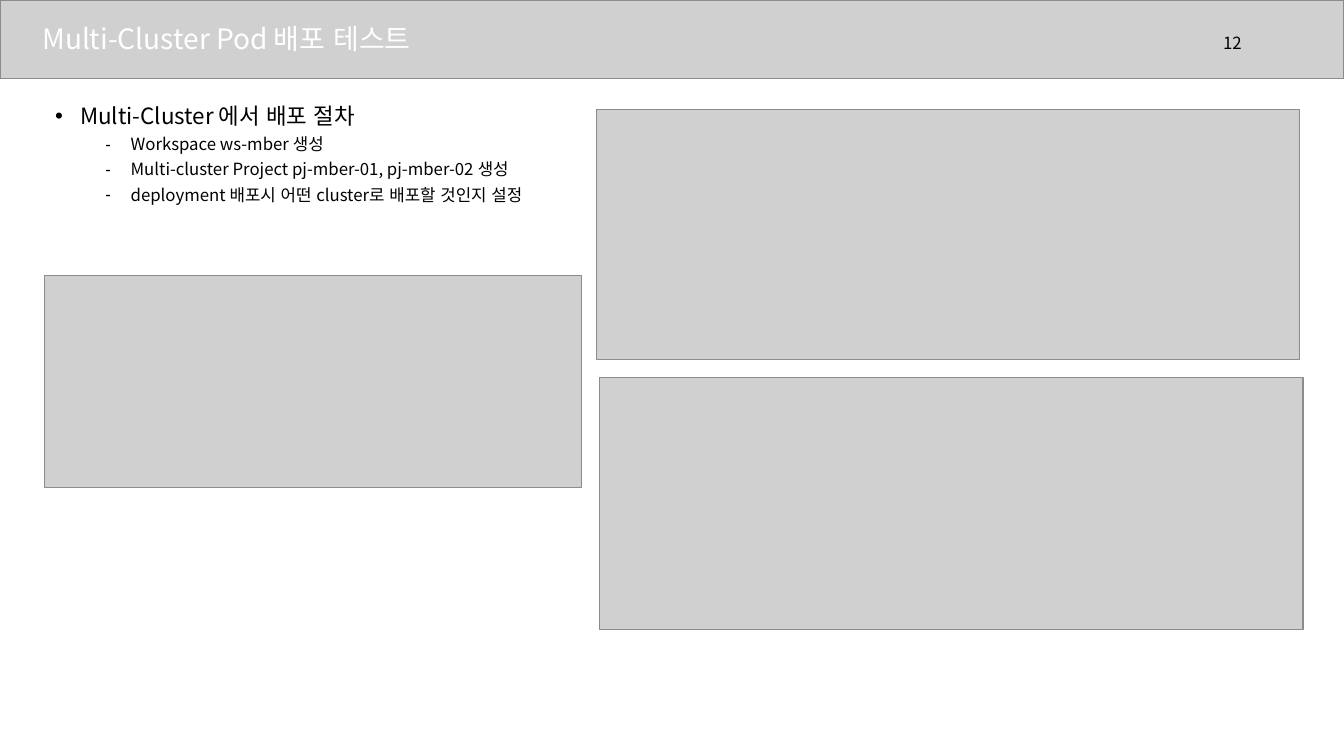
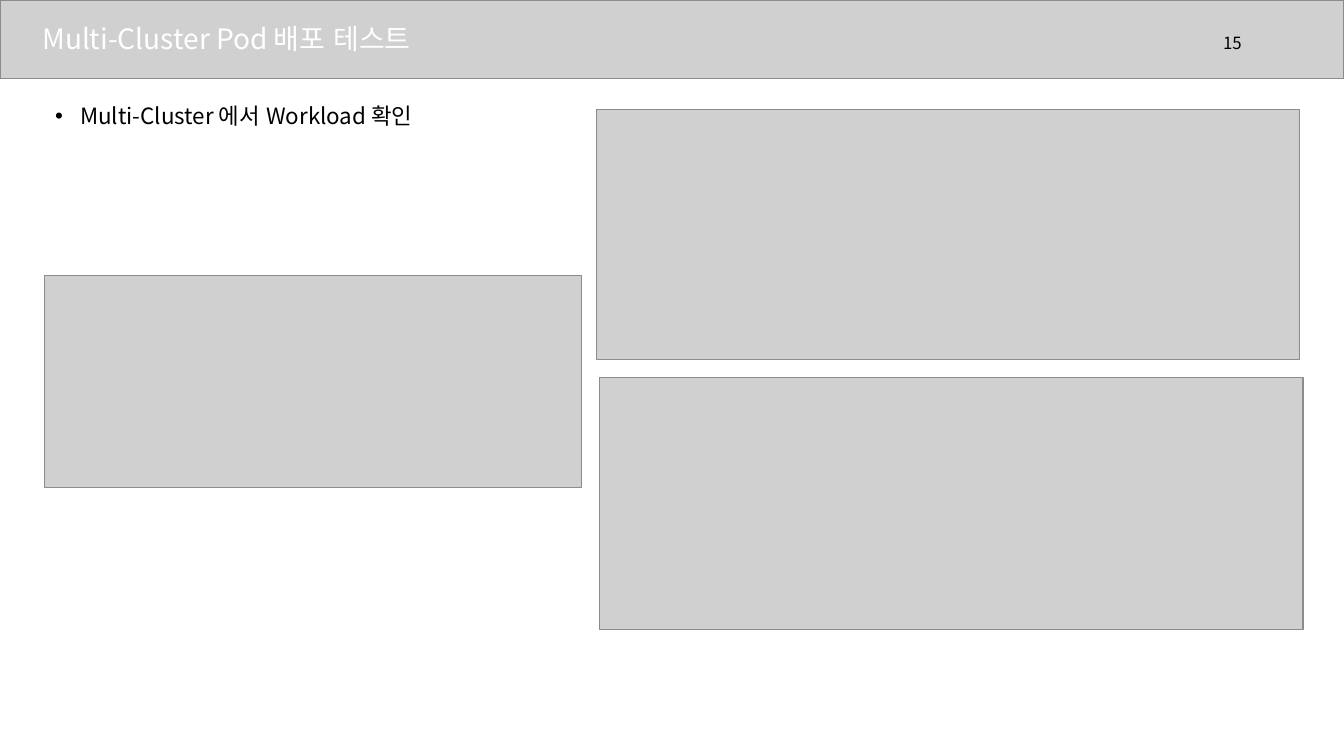
Before and after one commit to bluedove97/tstBash, a slide deck: slide 15 of multi-cluster_20230802.pptx (slide 12 before the commit). Drawn at 1344x756 pixels with LibreOffice and Linux fonts; fonts in the diff are those of the drawing; grey boxes stand for pictures. Boxes give left, top, right and bottom in pixels: in the first picture for what was removed or moved away, otherwise in the second. Text is boxed around its words. In the diff, an @@ line names an element or a change of style, - is before the commit and + after.

Commit message:
multi-cluster update

```diff
--- a/multi-cluster_20230802.pptx
+++ b/multi-cluster_20230802.pptx
@@ page number at bbox=[1223, 36, 1242, 49]: text changed @@
-12
+15
@@ text at bbox=[80, 105, 412, 126]: text changed; size 12 to 16 pt @@
-• Multi-Cluster 에서 배포 절차
-  – Workspace ws-mber 생성
-  – Multi-cluster Project pj-mber-01, pj-mber-02 생성
-  – deployment 배포시 어떤 cluster로 배포할 것인지 설정
+• Multi-Cluster 에서 Workload 확인
```
Also in this commit, not shown: 3 other slides changed, 6 slides added, 1 other file.
